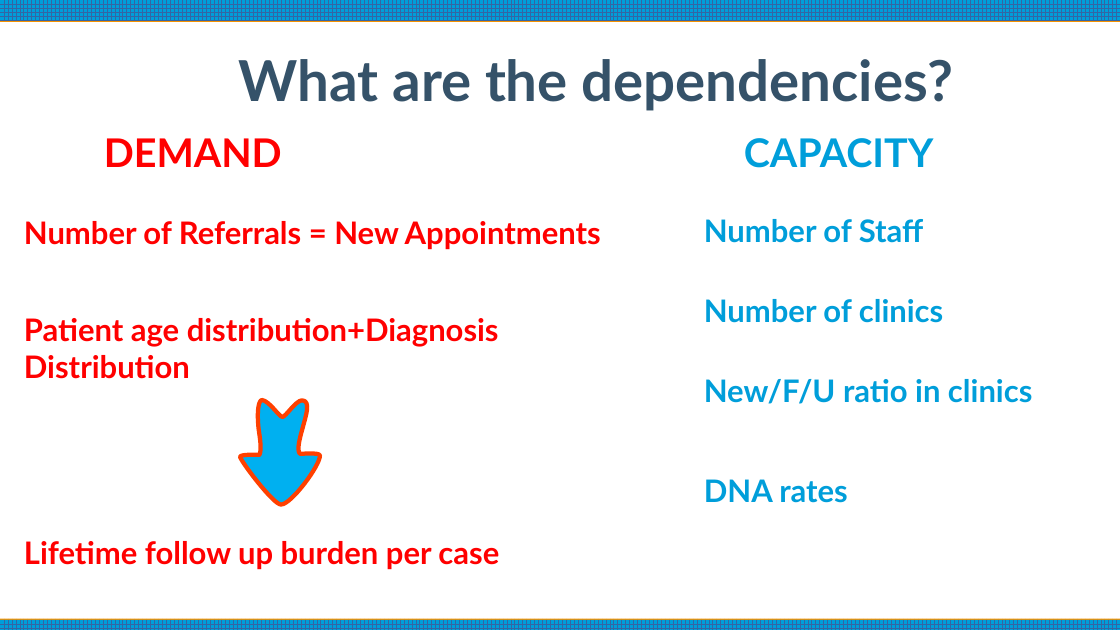
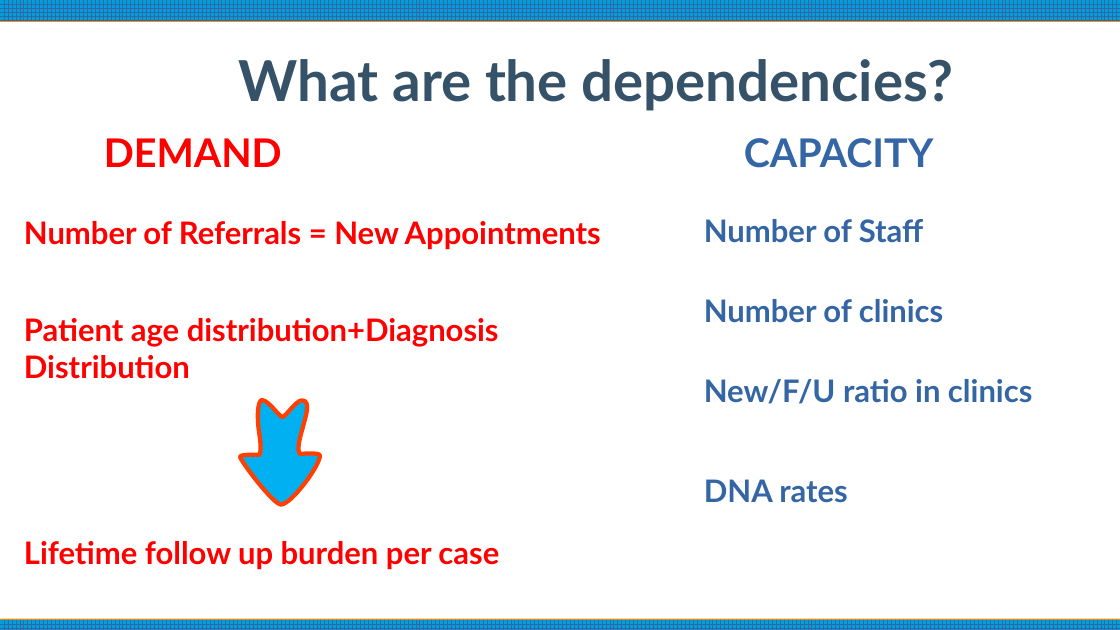
Before and after one commit to SpaceElmo/Community-Paeds-Service-modelling, a slide deck: slide 3 of Presentation.odp. Drawn at 1120x630 pixels with LibreOffice and Linux fonts; fonts in the diff are those of the drawing. Boxes give left, top, right and bottom in pixels: in the first picture for what was removed or moved away, otherwise in the second. Text is boxed around its words. In the diff, an @@ line names an element or a change of style, - is before the commit and + after.

```diff
--- a/Presentation.odp
+++ b/Presentation.odp
@@ text colour #009EDA to #3465A4 in 5 elements at <box>744,138,933,168</box>, <box>704,219,923,243</box>, <box>704,299,943,323</box>, <box>704,379,1032,404</box>, <box>704,479,847,503</box> @@
```
Also in this commit, not shown: 5 other slides changed, 2 slides added, 1 slide removed, 3 other files.
